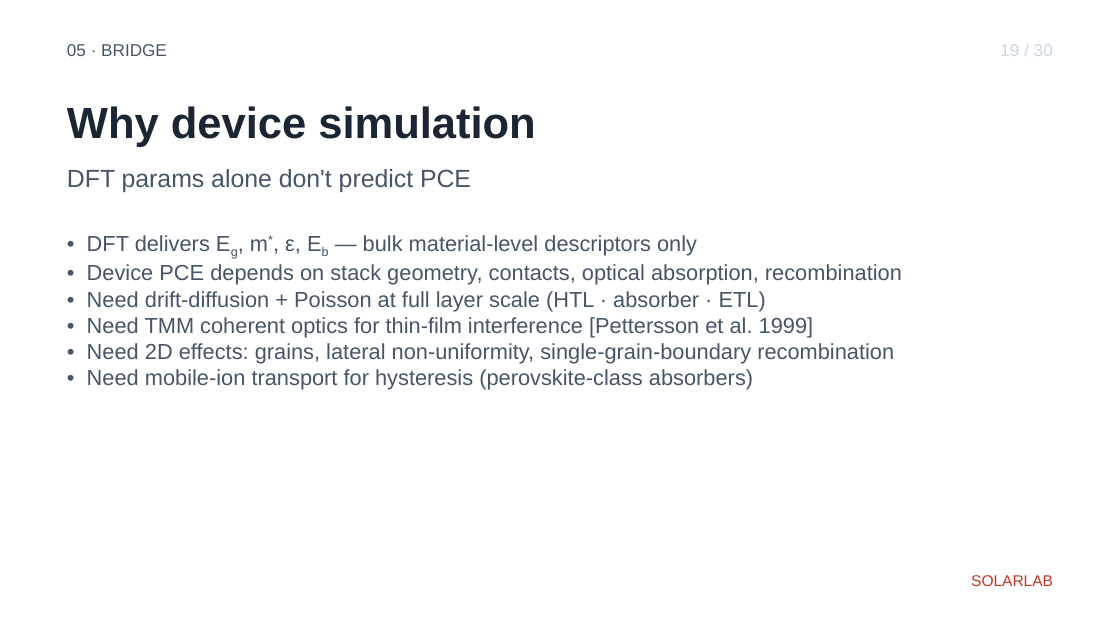
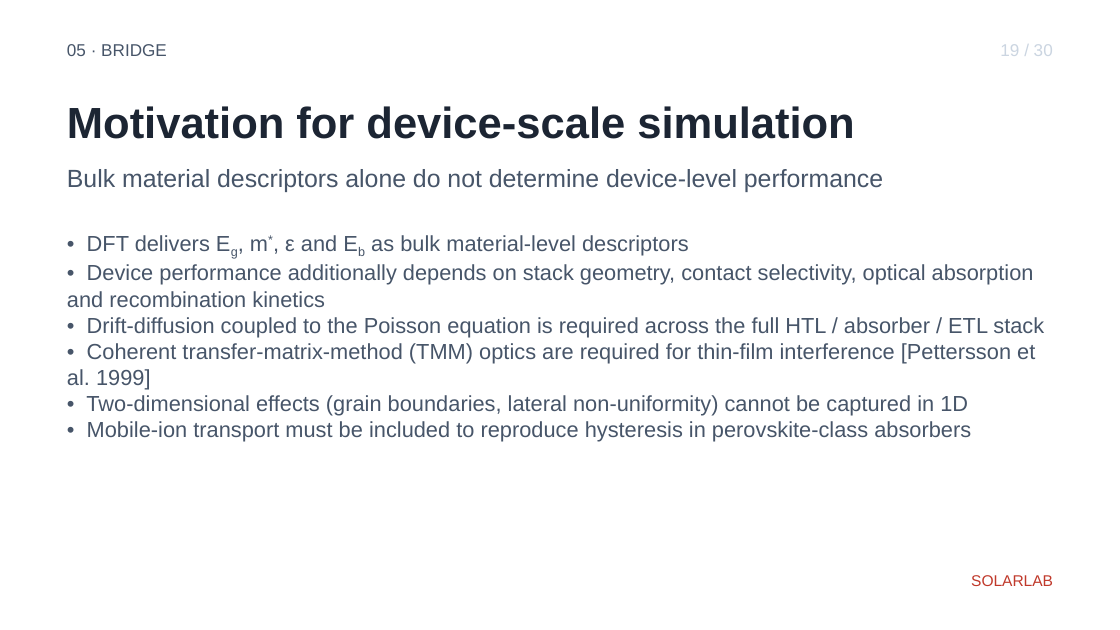
Before and after one commit to ShaneLogic/SolarLab, a slide deck: slide 24 of presentations/jmi-2026/output/jmi-2026.pptx. Drawn at 1120x630 pixels with LibreOffice and Linux fonts; fonts in the diff are those of the drawing. Boxes give left, top, right and bottom in pixels: in the first picture for what was removed or moved away, otherwise in the second. Text is boxed around its words. In the diff, an @@ line names an element or a change of style, - is before the commit and + after.

Commit message:
docs(jmi-ppt): replace informal language with field-standard academic vocabulary
Per user feedback: deck contained obscure / informal terms not
conforming to academic standards. Replaced colloquial phrasing
with vocabulary commonly used in the photovoltaic / materials-
informatics literature, throughout titles, subtitles and bullets.

Examples (representative, not exhaustive):
- "underserved corner" → "unoccupied region"
- "neither alone works" → "Limitations of the established absorbers"
- "deadlock" → "tradeoff"
- "talk roadmap" → "Talk outline"
- "structural prior" still used (Bayesian-ML term, accepted in MI)
- "Why a surrogate at all" → "Motivation for a learned surrogate"
- "fuse into" → "combined into"
- "HistGBR — gradient boosting on histograms" → "Histogram-based
   gradient boosting regression"
- "GPR + RF — calibrated uncertainty source" → "Gaussian-process
   and random-forest uncertainty stack"
- "UCB acquisition for active learning" → "Upper-confidence-bound
   acquisition for active learning"
- "Hit #1 / Hit #2" → "Lead candidate / Secondary candidate"
- "PV-grade" → "device-relevant"
- "actionable size for synthesis triage" → "tractable shortlist
   for experimental verification"
- "leaves on the table" → "absent from the SCAPS-1D reference"
- "honest grouped-CV diagnostic" → "stringent grouped-CV diagnostic"
- "DFT cost crystallised into" → "small-sample model identifies
   a tractable subspace"
- "buys time but doesn't solve" → "mitigates but does not address"
- "Three concrete next steps" → "Planned extensions"
- "Three takeaways" → "Principal findings"
- Time scales rendered as "10⁰–10² CPU-hours" rather than "hours-
   to-days"
- Hyphenated stand-ins in equations preserved unchanged

Audit: 36 slides, 145 sub + 47 sup runs, no _/^ leaks.

Constraint: parser-enforced no-`_`-no-`^` rule still active —
all sub/sup typography routes through [sub]/[sup] tags
Confidence: high
Scope-risk: narrow — pure rewording, no structural / theme /
data changes
Not-tested: phrasing acceptability across reviewers in the JMI
audience; user can iterate further

```diff
--- a/presentations/jmi-2026/output/jmi-2026.pptx
+++ b/presentations/jmi-2026/output/jmi-2026.pptx
@@ text at (x1=67, y1=106, x2=854, y2=139): text changed @@
-Why device simulation
+Motivation for device-scale simulation
@@ text at (x1=67, y1=169, x2=883, y2=192): text changed @@
-DFT params alone don't predict PCE
+Bulk material descriptors alone do not determine device-level performance
@@ text at (x1=67, y1=235, x2=1044, y2=442): text changed @@
-• DFT delivers Eg, m*, ε, Eb — bulk material-level descriptors only
-• Device PCE depends on stack geometry, contacts, optical absorption, recombination
-• Need drift-diffusion + Poisson at full layer scale (HTL · absorber · ETL)
-• Need TMM coherent optics for thin-film interference [Pettersson et al. 1999]
-• Need 2D effects: grains, lateral non-uniformity, single-grain-boundary recombination
-• Need mobile-ion transport for hysteresis (perovskite-class absorbers)
+• DFT delivers Eg, m*, ε and Eb as bulk material-level descriptors
+• Device performance additionally depends on stack geometry, contact selectivity, optical absorption and recombination kinetics
+• Drift-diffusion coupled to the Poisson equation is required across the full HTL / absorber / ETL stack
+• Coherent transfer-matrix-method (TMM) optics are required for thin-film interference [Pettersson et al. 1999]
+• Two-dimensional effects (grain boundaries, lateral non-uniformity) cannot be captured in 1D
+• Mobile-ion transport must be included to reproduce hysteresis in perovskite-class absorbers
```
Also in this commit, not shown: 25 other slides changed, 1 other file.
